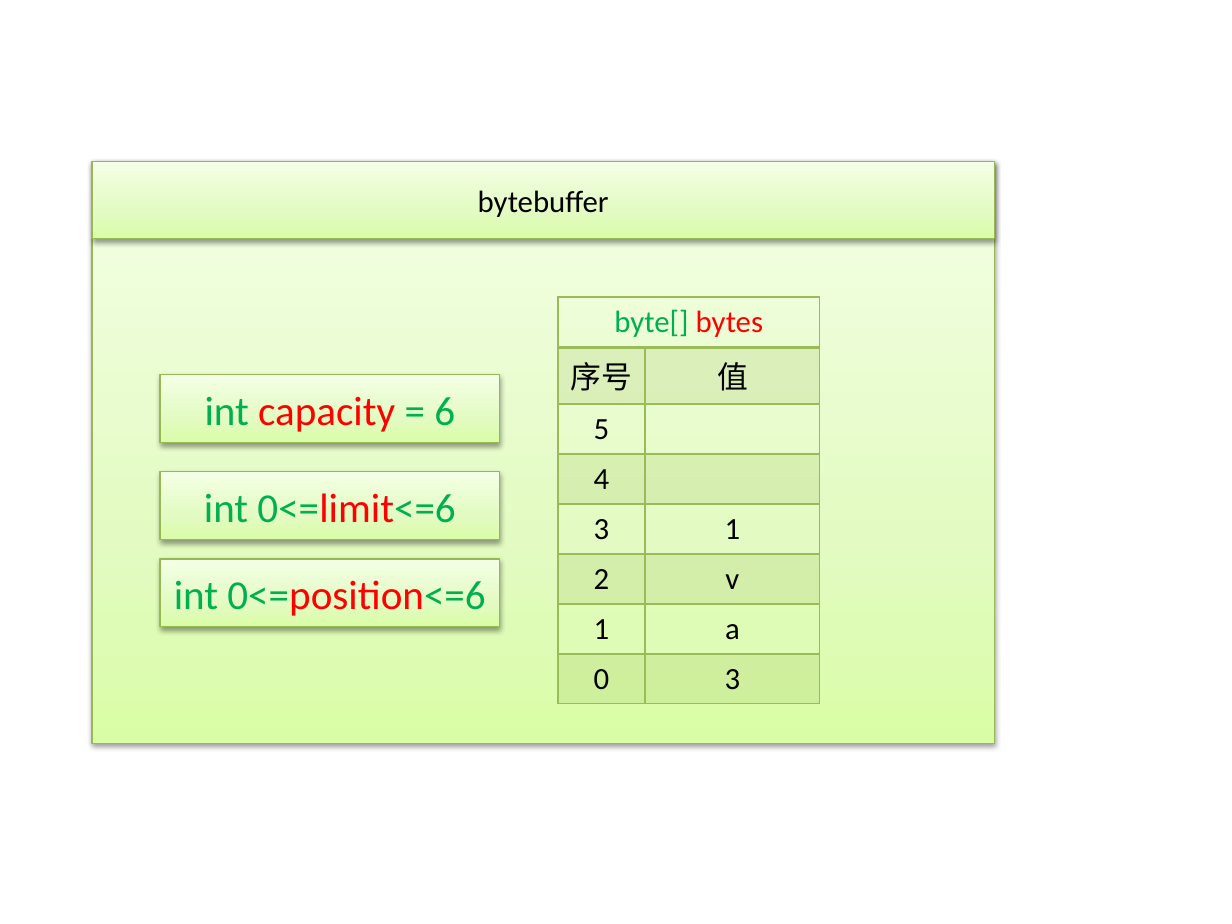
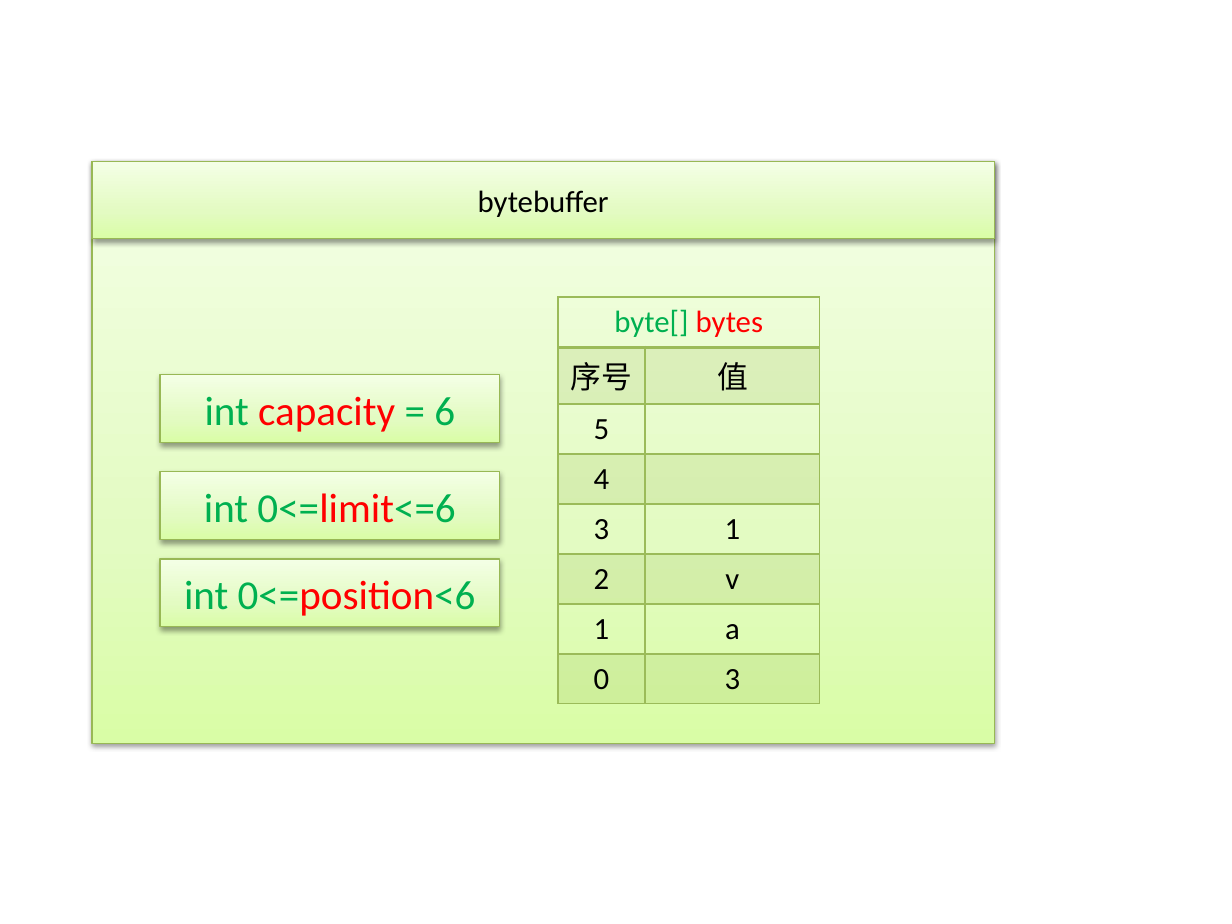
Before and after one commit to yangshuang0020/leke01543, a slide deck: slide 1 of docs/blog/t-io系列文档之bytebuffer入门与技巧（2）/t-io系列文档之图解bytebuffer（2）.pptx. Drawn at 1232x924 pixels with LibreOffice and Linux fonts; fonts in the diff are those of the drawing. Boxes give left, top, right and bottom in pixels: in the first picture for what was removed or moved away, otherwise in the second. Text is boxed around its words. In the diff, an @@ line names an element or a change of style, - is before the commit and + after.

Commit message:
修正一个position取值范围错误

```diff
--- a/docs/blog/t-io系列文档之bytebuffer入门与技巧（2）/t-io系列文档之图解bytebuffer（2）.pptx
+++ b/docs/blog/t-io系列文档之bytebuffer入门与技巧（2）/t-io系列文档之图解bytebuffer（2）.pptx
@@ text in rectangle at <box>184,580,476,616</box>: text changed @@
-int 0<=position<=6
+int 0<=position<6
```
